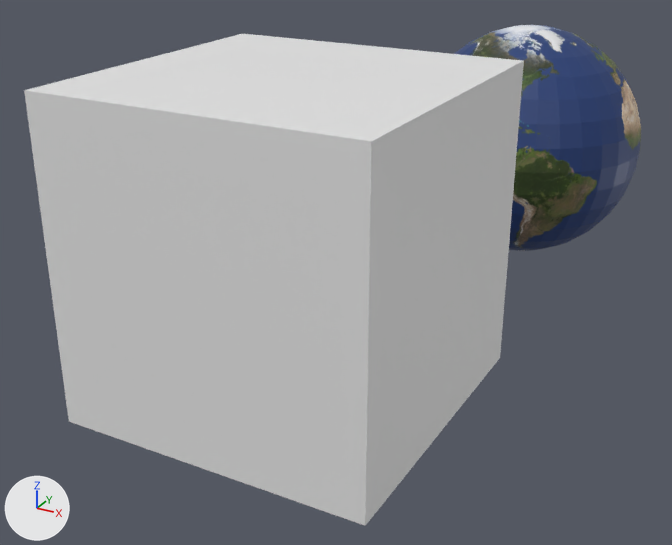
A saved change to the COLLADA model CybtansSDK/Graphics/Cybtans.Graphics.Tests/Assets/sample1/sample1.dae.
Rendered twice from a 50 mm camera at (2.7, -4.39, 2.23) aimed at (-0.38, 1.21, -0.58). Every picture has the same lights, and +X, +Y and +Z are marked at lower left.
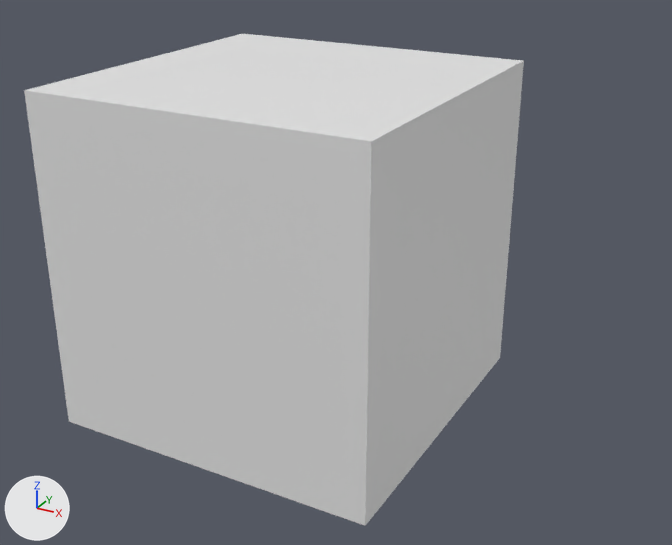
Location of each change, (x1, y1, x2, y2) in pixels of the pictures (672 x 545 px):
'Sphere', deleted (blue): before (454, 25, 641, 251)

The change, as a list of edits to the scene's bpy script:
```text
Remove ob_sphere:
    ob_sphere = bpy.data.objects.new('Sphere', me_sphere)
    ob_sphere.location = (0.248, 3.593, -0.051)
```
